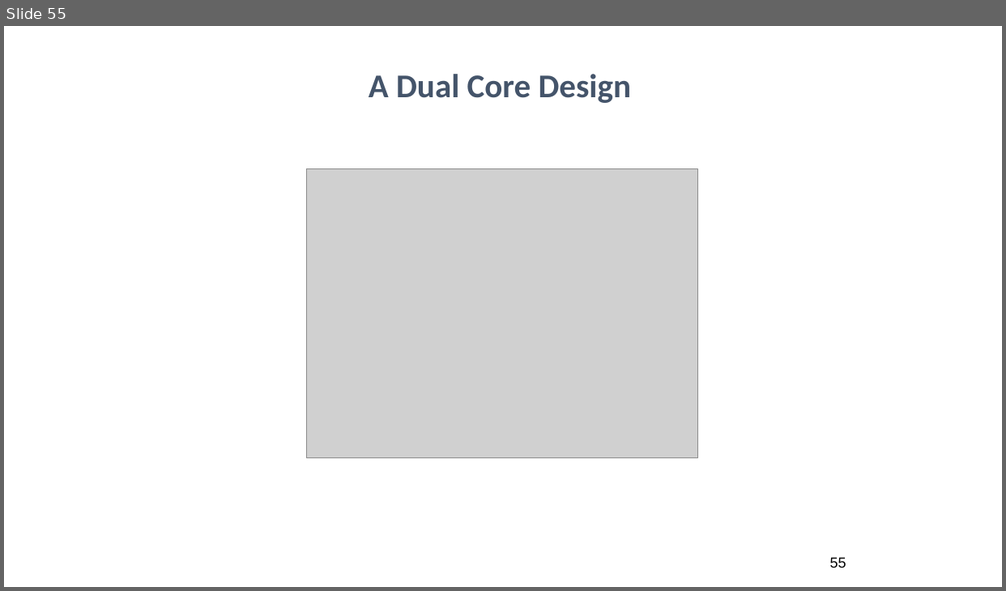
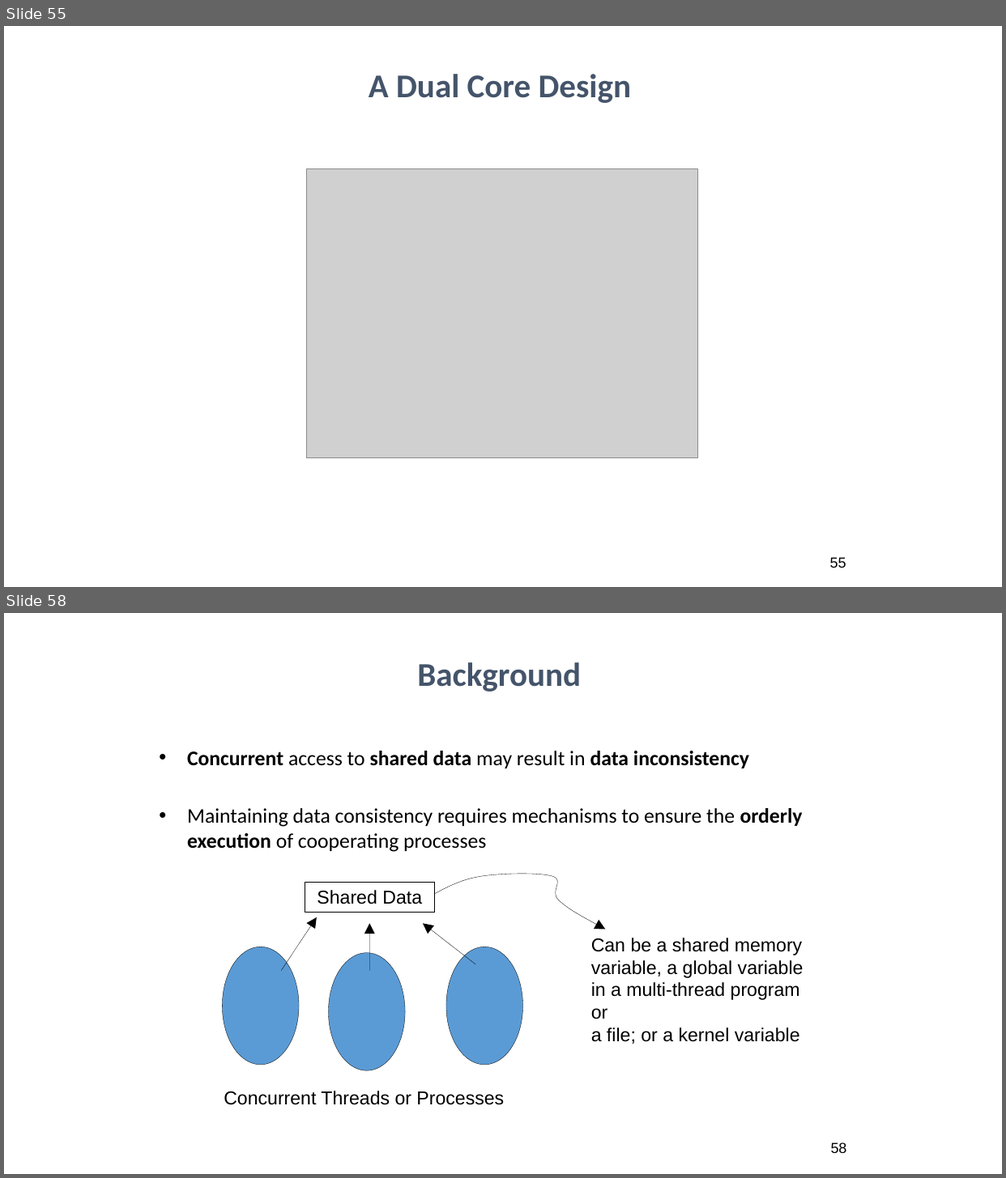
Before and after one commit to ahadsuleymanli/BHOS_IT_19_1, a slide deck: WEEK13/Week 13.pptx. Shown one above the other, each under a label of ours: slide 55 before the commit, slides 55 and 58 after it; the slides between them are not shown. The pictures are 1006x591 and 1006x1178 pixels, drawn with LibreOffice and Linux fonts; fonts in the diff are those of the drawing; grey boxes stand for pictures. Boxes give left, top, right and bottom in pixels: in the first picture for what was removed or moved away, otherwise in the second. Text is boxed around its words. In the diff, an @@ line names an element or a change of style, - is before the commit and + after.

```diff
--- a/WEEK13/Week 13.pptx
+++ b/WEEK13/Week 13.pptx
@@ slide 58 added at (4,613,1002,1174), background #FFFFFF @@
@@ text added at (417,662,581,692), 32 pt, text #44546A, bold @@
+Background
@@ text added at (187,751,803,852), 20 pt, text #000000 @@
+• Concurrent access to shared data may result in data inconsistency
+• Maintaining data consistency requires mechanisms to ensure the orderly execution of cooperating processes
@@ freeform shape added at (434,873,605,930), outline #000000 0.25 pt @@
@@ rectangle added at (305,883,434,912), outline #000000 0.25 pt, 18 pt, text #000000 @@
+Shared Data
@@ arrow added from (281, 971) to (317, 918), #000000 0.25 pt @@
@@ arrow added from (369, 971) to (369, 924), #000000 0.25 pt @@
@@ arrow added from (475, 965) to (423, 924), #000000 0.25 pt @@
@@ ellipse added at (223,947,299,1064), fill #5B9BD5, outline #000000 0.25 pt @@
@@ ellipse added at (446,947,522,1064), fill #5B9BD5, outline #000000 0.25 pt @@
@@ text added at (591,938,803,1044), 18 pt, text #000000 @@
+Can be a shared memory
+variable, a global variable
+in a multi-thread program or
+a file; or a kernel variable
@@ ellipse added at (328,953,404,1071), fill #5B9BD5, outline #000000 0.25 pt @@
@@ text added at (224,1091,504,1105), 18 pt, text #000000 @@
+Concurrent Threads or Processes
@@ page number added at (831,1143,847,1153), 14 pt, text #000000 @@
+58
```
Also in this commit, not shown: 82 other slides added.
